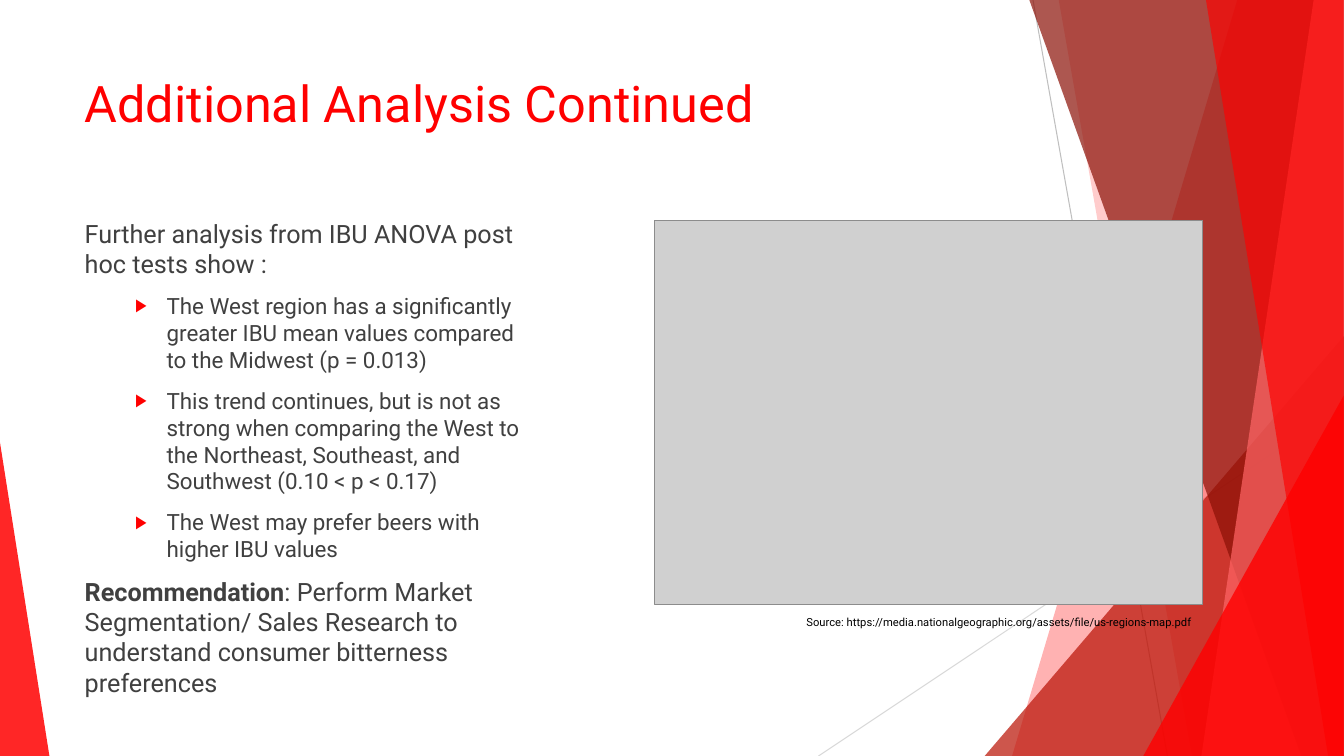
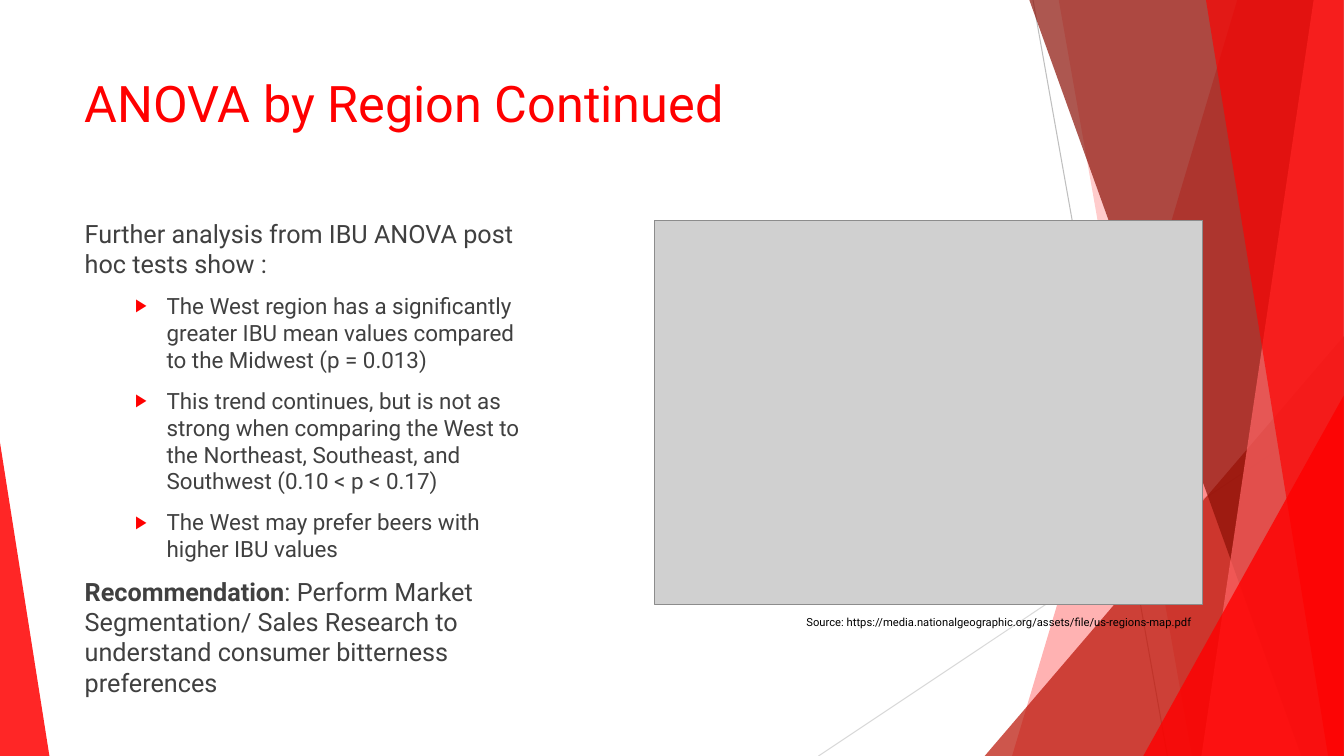
Before and after one commit to 7446Nguyen/6306_Project1, a slide deck: slide 12 of Budweiser C level presentation.pptx. Drawn at 1344x756 pixels with LibreOffice and Linux fonts; fonts in the diff are those of the drawing; grey boxes stand for pictures. Boxes give left, top, right and bottom in pixels: in the first picture for what was removed or moved away, otherwise in the second. Text is boxed around its words. In the diff, an @@ line names an element or a change of style, - is before the commit and + after.

```diff
--- a/Budweiser C level presentation.pptx
+++ b/Budweiser C level presentation.pptx
@@ title at (85, 84, 724, 133): text changed @@
-Additional Analysis Continued
+ANOVA by Region Continued
```
Also in this commit, not shown: 3 other slides changed.
